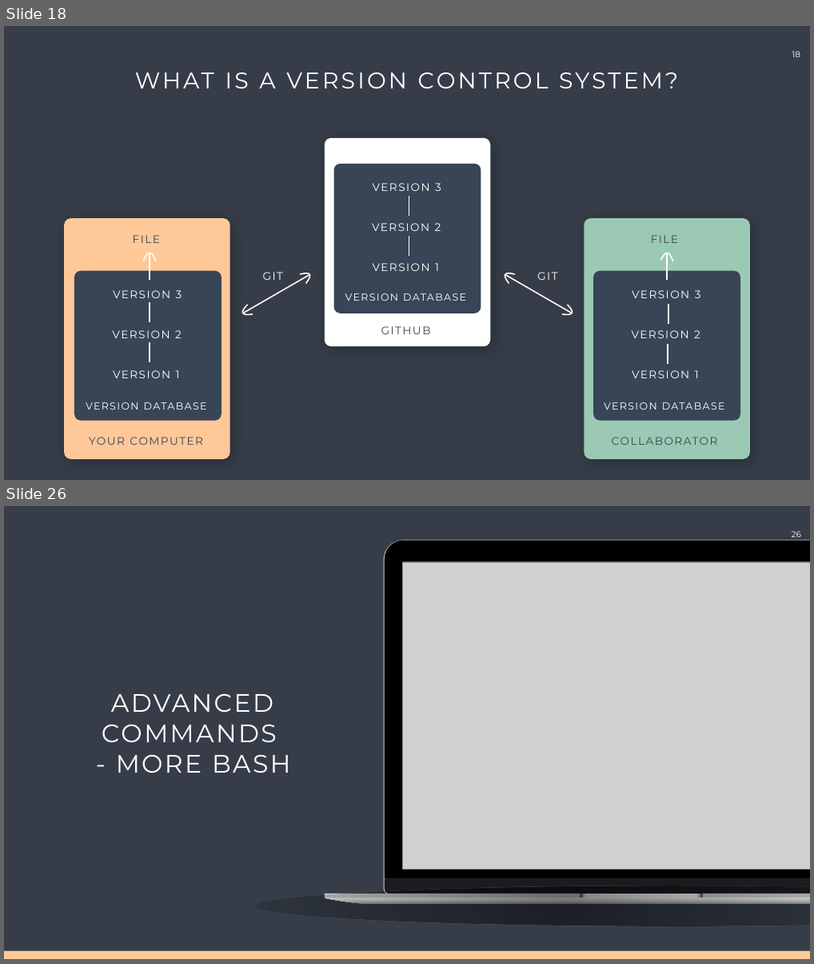
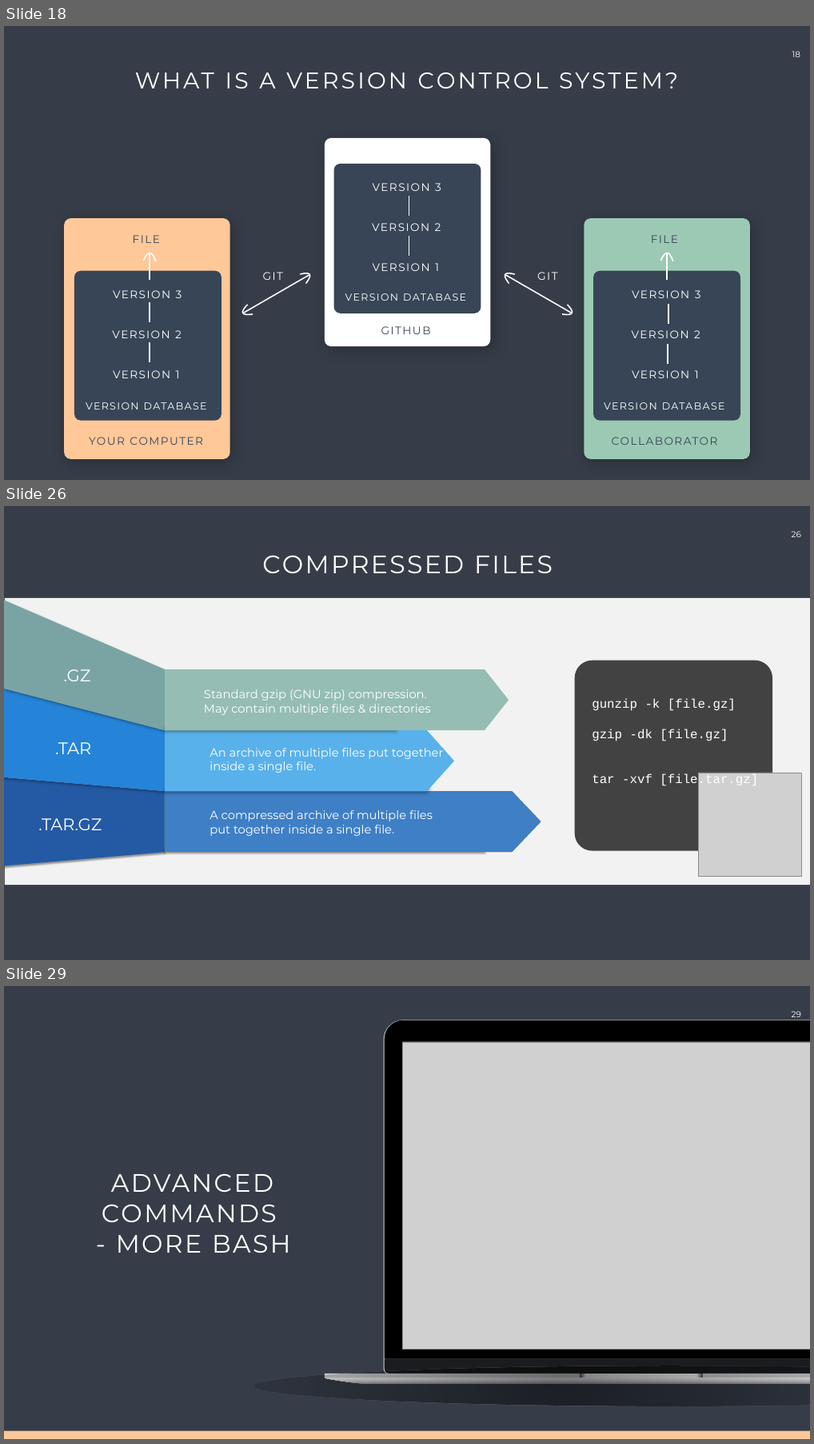
Before and after one commit to Center-for-Health-Data-Science/Just-Bash-It, a slide deck: Commandline_Workshop.pptx. Shown one above the other, each under a label of ours: slides 18 and 26 before the commit, slides 18, 26 and 29 after it; the slides between them are not shown. The pictures are 814x964 and 814x1444 pixels, drawn with LibreOffice and Linux fonts; fonts in the diff are those of the drawing; grey boxes stand for pictures. Boxes give left, top, right and bottom in pixels: in the first picture for what was removed or moved away, otherwise in the second. Text is boxed around its words. In the diff, an @@ line names an element or a change of style, - is before the commit and + after.

Commit message:
Working with files and directories parts added

```diff
--- a/Commandline_Workshop.pptx
+++ b/Commandline_Workshop.pptx
@@ slide 26 added at (x1=4, y1=506, x2=810, y2=960), background #363D48 @@
@@ page number added at (x1=792, y1=531, x2=802, y2=537), 20 pt, text #FFFFFF @@
+26
@@ text added at (x1=262, y1=555, x2=553, y2=573), 60 pt, text #FFFFFF @@
+COMPRESSED FILES
@@ rectangle added at (x1=5, y1=598, x2=810, y2=884), fill #F2F2F2 @@
@@ text added at (x1=64, y1=669, x2=91, y2=681), 40 pt, text #FFFFFF @@
+.GZ
@@ group added at (x1=4, y1=600, x2=542, y2=865): 11 freeform shapes @@
@@ rounded rectangle added at (x1=575, y1=660, x2=773, y2=851), fill #424242 @@
@@ text added at (x1=204, y1=689, x2=431, y2=715), 28 pt, text #FFFFFF @@
+Standard gzip (GNU zip) compression.
+May contain multiple files & directories
@@ text added at (x1=592, y1=698, x2=758, y2=788), 30 pt, text #FFFFFF @@
+gunzip -k [file.gz]
+gzip -dk [file.gz]
+tar -xvf [file.tar.gz]
@@ text added at (x1=55, y1=742, x2=91, y2=754), 40 pt, text #FFFFFF @@
+.TAR
@@ text added at (x1=210, y1=745, x2=444, y2=772), 28 pt, text #FFFFFF @@
+An archive of multiple files put together inside a single file.
@@ picture added at (x1=698, y1=772, x2=802, y2=876) @@
@@ text added at (x1=210, y1=810, x2=433, y2=836), 28 pt, text #FFFFFF @@
+A compressed archive of multiple files put together inside a single file.
@@ text added at (x1=38, y1=818, x2=102, y2=830), 40 pt, text #FFFFFF @@
+.TAR.GZ
@@ what was slide 26 is now slide 29 @@
@@ page number at (x1=792, y1=1011, x2=802, y2=1017): text changed @@
-26
+29
```
Also in this commit, not shown: 11 slides changed, 3 other slides added, 1 slide removed, 3 other files.
